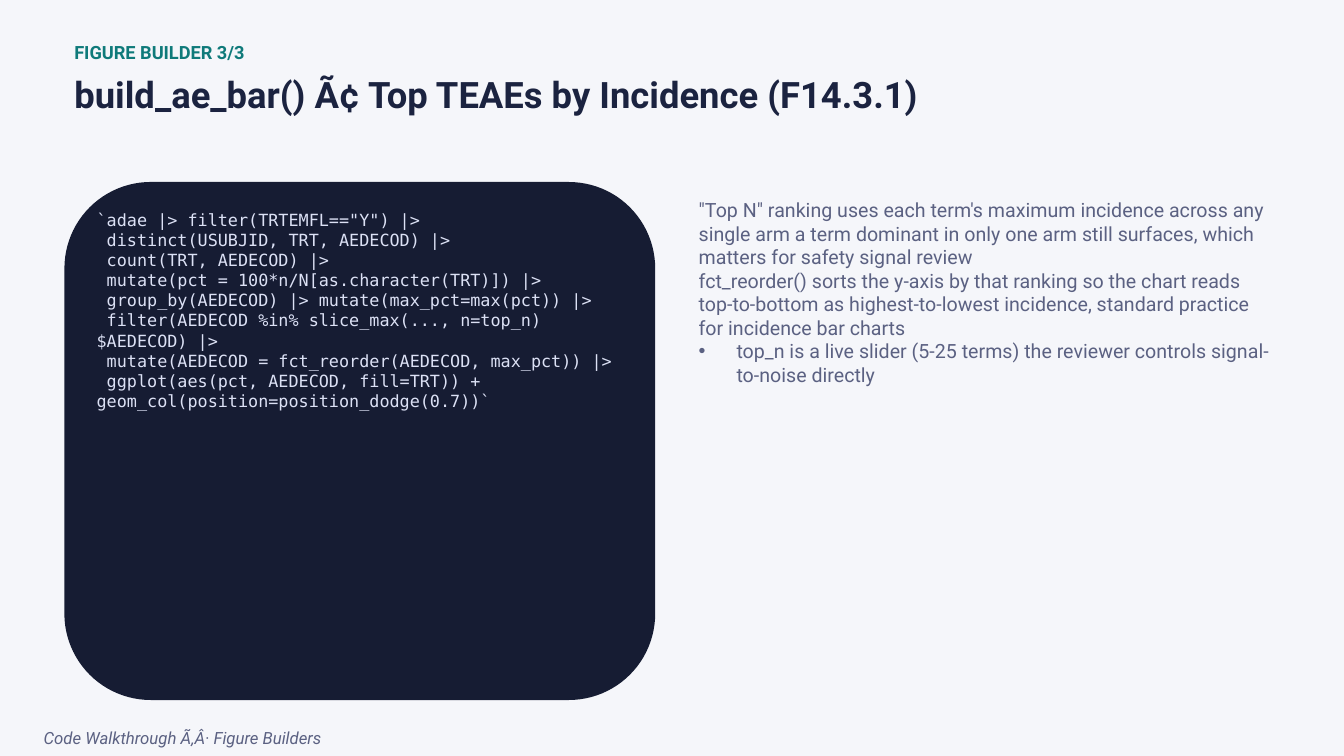
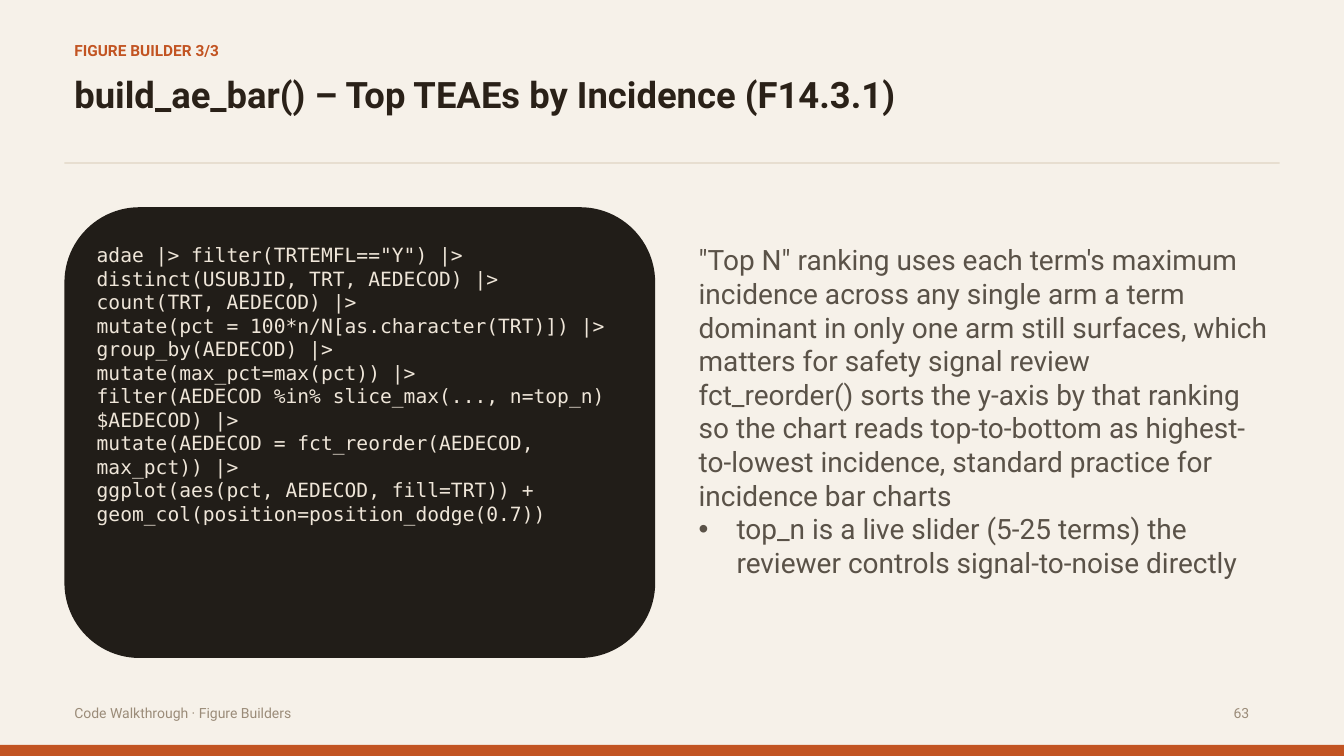
Before and after one commit to itsmdivakaran/IASCT-RShiny-Workshop, a slide deck: slide 62 of IASCT_Shiny_Workshop.pptx (slide 63 before the commit). Drawn at 1344x756 pixels with LibreOffice and Linux fonts; fonts in the diff are those of the drawing. Boxes give left, top, right and bottom in pixels: in the first picture for what was removed or moved away, otherwise in the second. Text is boxed around its words. In the diff, an @@ line names an element or a change of style, - is before the commit and + after.

```diff
--- a/IASCT_Shiny_Workshop.pptx
+++ b/IASCT_Shiny_Workshop.pptx
@@ background #F5F6FA to #F6F1E9 @@
@@ text "FIGURE BUILDER 3/3" at [74,45,219,57]: size 13 to 11 pt, text colour #0F7A7A to #C25422 @@
@@ text at [74,79,895,116]: text changed; text colour #1B2340 to #2A2118 @@
-build_ae_bar() Ã¢ Top TEAEs by Incidence (F14.3.1)
+build_ae_bar() – Top TEAEs by Incidence (F14.3.1)
@@ rectangle added at [65,162,1280,163], fill #E0D5C3 @@
@@ rounded rectangle: place and size @@
-rounded rectangle at [65,182,655,701]
+rounded rectangle at [65,208,655,658]
@@ rounded rectangle at [65,208,655,658]: fill #161C33 to #211D18 @@
@@ text ""Top N" ranking uses each ...": place and size @@
-text ""Top N" ranking uses each ..." at [699,202,1269,386]
+text ""Top N" ranking uses each ..." at [699,249,1266,579]
@@ text ""Top N" ranking uses each ..." at [699,249,1266,579]: size 14 to 20 pt, text colour #5B6182 to #5A5248 @@
@@ text at [97,247,604,526]: text changed; size 12 to 14 pt; text colour #DCE1F5 to #EFE6D9 @@
-`adae |> filter(TRTEMFL=="Y") |>
-distinct(USUBJID, TRT, AEDECOD) |>
-count(TRT, AEDECOD) |>
-mutate(pct = 100*n/N[as.character(TRT)]) |>
-group_by(AEDECOD) |> mutate(max_pct=max(pct)) |>
-filter(AEDECOD %in% slice_max(..., n=top_n)$AEDECOD) |>
-mutate(AEDECOD = fct_reorder(AEDECOD, max_pct)) |>
-ggplot(aes(pct, AEDECOD, fill=TRT)) + geom_col(position=position_dodge(0.7))`
+adae |> filter(TRTEMFL=="Y") |>
+distinct(USUBJID, TRT, AEDECOD) |>
+count(TRT, AEDECOD) |>
+mutate(pct = 100*n/N[as.character(TRT)]) |>
+group_by(AEDECOD) |> mutate(max_pct=max(pct)) |>
+filter(AEDECOD %in% slice_max(..., n=top_n)$AEDECOD) |>
+mutate(AEDECOD = fct_reorder(AEDECOD, max_pct)) |>
+ggplot(aes(pct, AEDECOD, fill=TRT)) + geom_col(position=position_dodge(0.7))
@@ text at [74,707,291,721]: text changed; size 12 to 10 pt; text colour #5B6182 to #9B8C79; italic off @@
-Code Walkthrough Ã‚Â· Figure Builders
+Code Walkthrough · Figure Builders
@@ text added at [1234,708,1250,718], 10 pt, text #9B8C79 @@
+63
@@ rectangle added at [0,745,1344,756], fill #C25422 @@
```
Also in this commit, not shown: 105 other slides changed, 2 slides removed.
